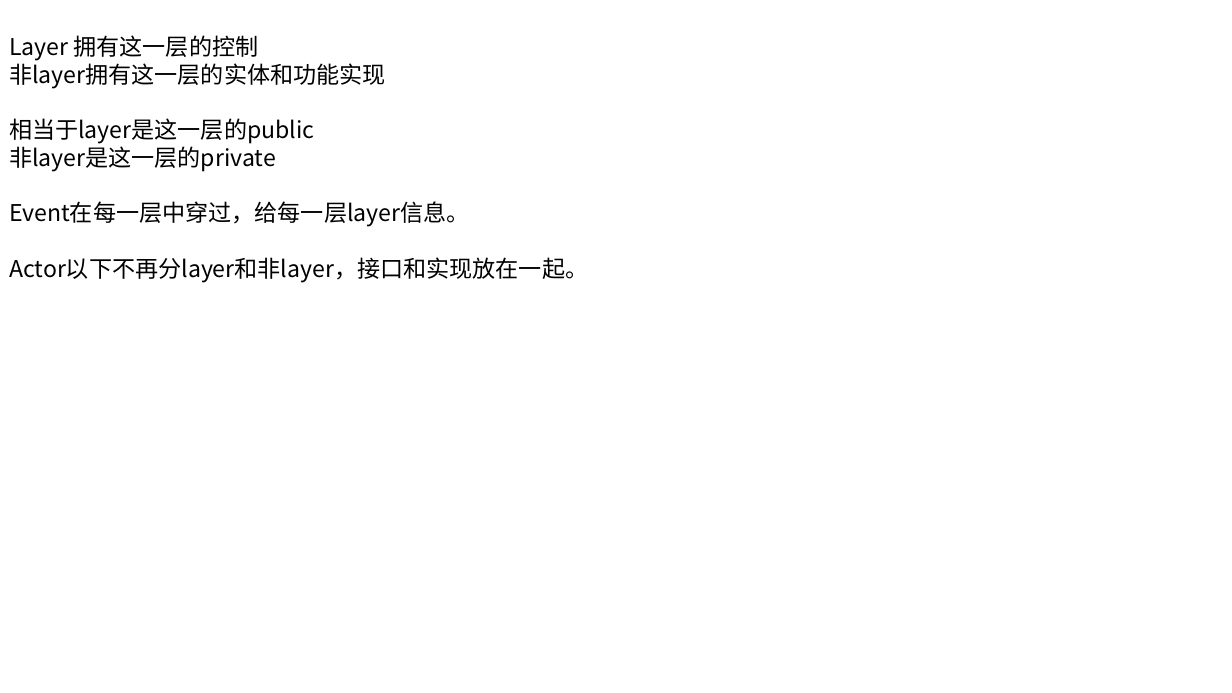
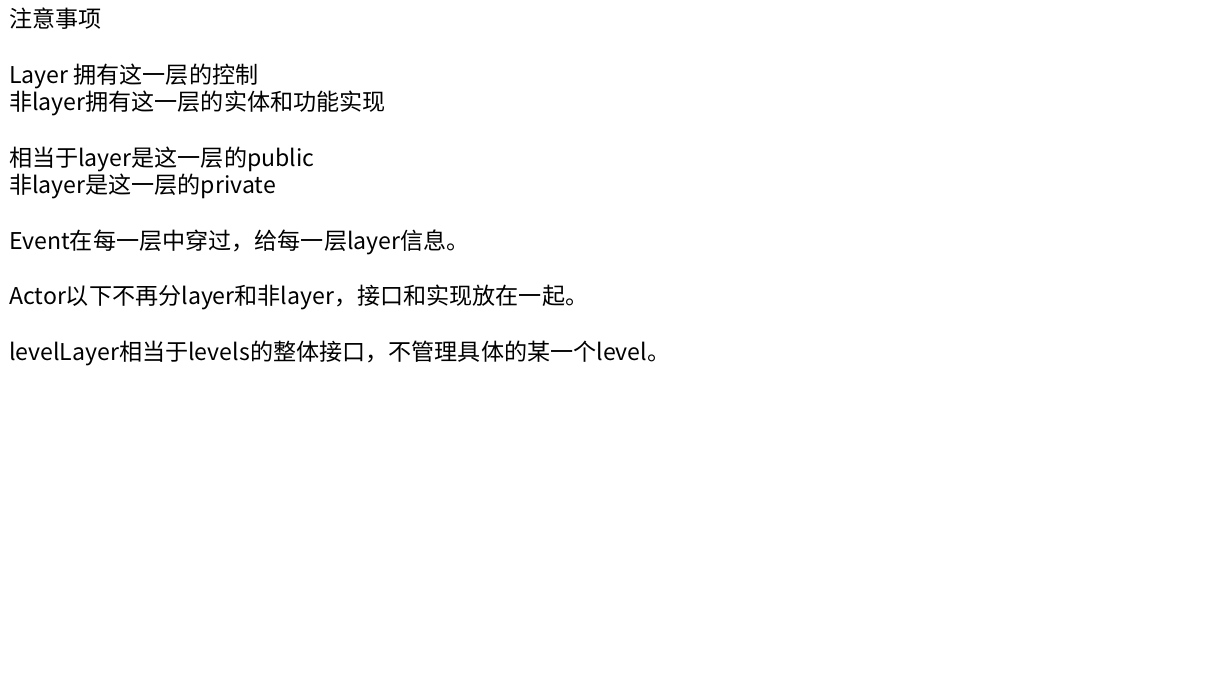
Before and after one commit to huangshansong/Hazel, a slide deck: slide 2 of 未来修改.pptx. Drawn at 1232x693 pixels with LibreOffice and Linux fonts; fonts in the diff are those of the drawing. Boxes give left, top, right and bottom in pixels: in the first picture for what was removed or moved away, otherwise in the second. Text is boxed around its words. In the diff, an @@ line names an element or a change of style, - is before the commit and + after.

```diff
--- a/未来修改.pptx
+++ b/未来修改.pptx
@@ text at (9,7,101,29): paragraph added @@
+注意事项
@@ text at (9,340,670,365): paragraph added @@
+levelLayer相当于levels的整体接口，不管理具体的某一个level。
```
Also in this commit, not shown: 5 other slides changed, 3 slides added, 50 other files.
